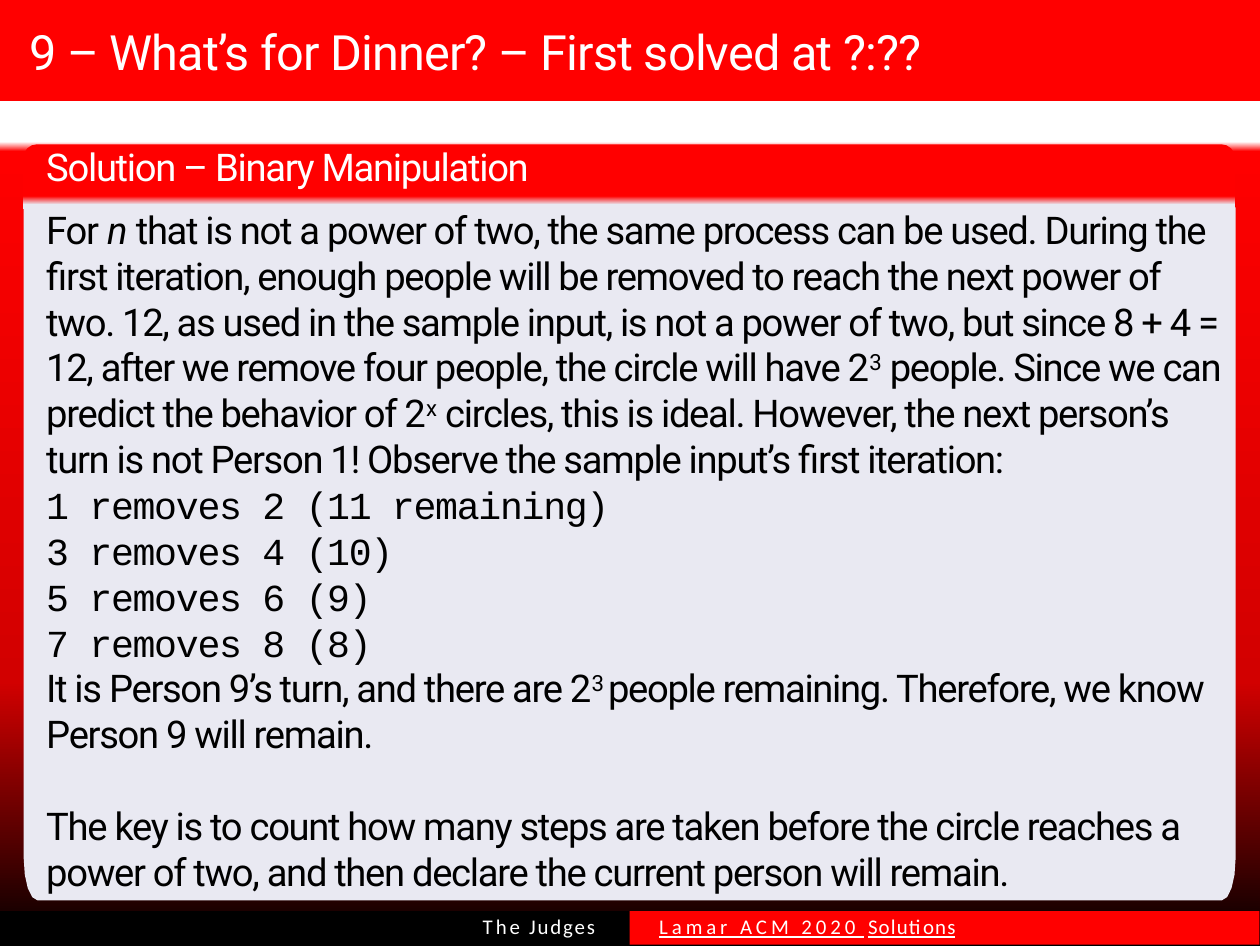
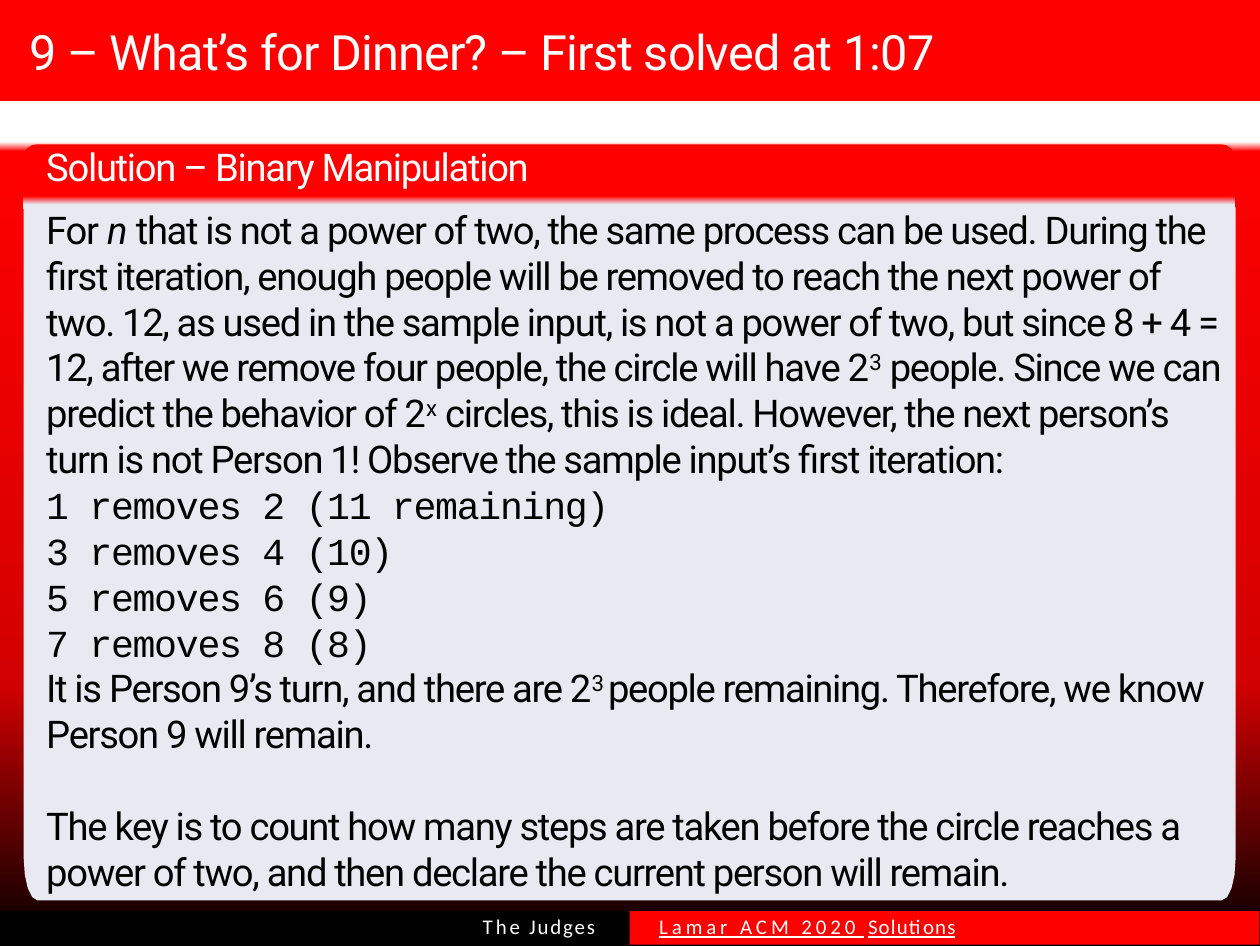
Before and after one commit to MKBeSomeone/MintFamily, a slide deck: slide 13 of Lamar ACM 2020 Solution Slides.pptx (slide 25 before the commit). Drawn at 1260x946 pixels with LibreOffice and Linux fonts; fonts in the diff are those of the drawing. Boxes give left, top, right and bottom in pixels: in the first picture for what was removed or moved away, otherwise in the second. Text is boxed around its words. In the diff, an @@ line names an element or a change of style, - is before the commit and + after.

```diff
--- a/Lamar ACM 2020 Solution Slides.pptx
+++ b/Lamar ACM 2020 Solution Slides.pptx
@@ title at (x1=30, y1=33, x2=934, y2=71): text changed @@
-9 – What’s for Dinner? – First solved at ?:??
+9 – What’s for Dinner? – First solved at 1:07
```
Also in this commit, not shown: 12 other slides changed.
